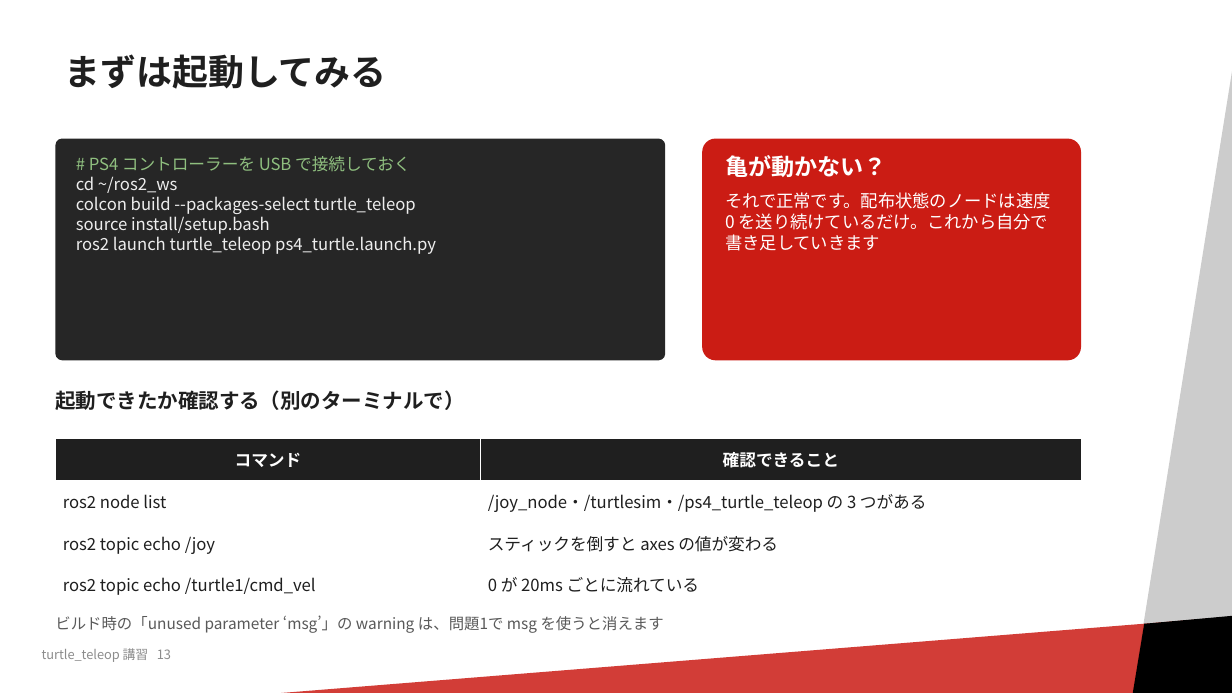
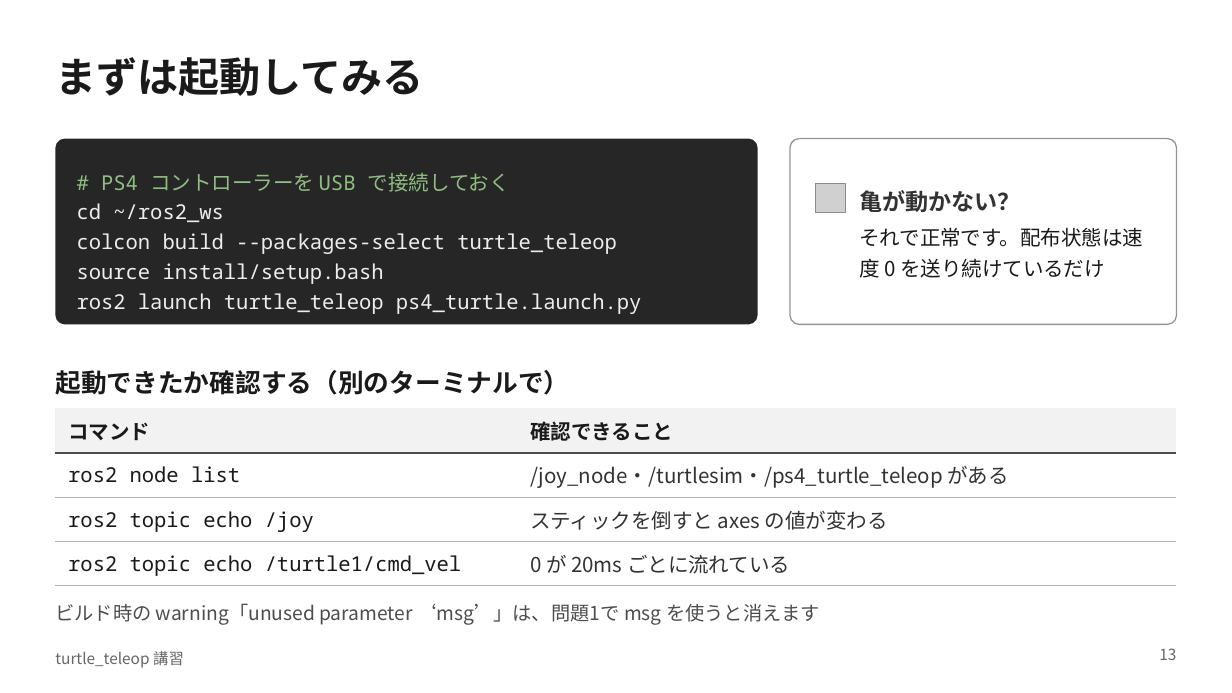
Before and after one commit to RRST-NHK-Project/rrst-ros2-ws-practice, a slide deck: slide 13 of docs/turtle_teleop講習.pptx. Drawn at 1232x693 pixels with LibreOffice and Linux fonts; fonts in the diff are those of the drawing; grey boxes stand for pictures; background and template pictures are left out. Boxes give left, top, right and bottom in pixels: in the first picture for what was removed or moved away, otherwise in the second. Text is boxed around its words. In the diff, an @@ line names an element or a change of style, - is before the commit and + after.

Commit message:
講習資料の修正

```diff
--- a/docs/turtle_teleop講習.pptx
+++ b/docs/turtle_teleop講習.pptx
@@ rectangle removed at [1042,17,1232,693] @@
@@ title "まずは起動してみる": place and size @@
-title "まずは起動してみる" at [65,54,387,89]
+title "まずは起動してみる" at [55,57,424,96]
@@ title "まずは起動してみる" at [55,57,424,96]: size 28 to 32 pt, text colour #1F1F1F to #1A1A1A; line spacing 0.9 to 1; less space between paragraphs @@
@@ rounded rectangle "# PS4 コントローラーを USB で接続しておく": place and size @@
-rounded rectangle "# PS4 コントローラーを USB で接続しておく" at [55,139,665,360]
+rounded rectangle "# PS4 コントローラーを USB で接続しておく" at [55,139,758,324]
@@ rounded rectangle "# PS4 コントローラーを USB で接続しておく" at [55,139,758,324]: size 13 to 16 pt, font Noto Sans CJK JP to Noto Sans Mono; line spacing 1 to 23.2pt; proportions changed @@
@@ rounded rectangle: place and size @@
-rounded rectangle at [702,139,1081,360]
+rounded rectangle at [790,139,1177,324]
@@ rounded rectangle at [790,139,1177,324]: fill #CB1C14 to #FFFFFF; outline none to #949494 1 pt; proportions changed @@
@@ picture added at [816,183,846,213] @@
@@ text added at [859,190,1021,212], 18 pt, text #333333, bold @@
+亀が動かない？
@@ text at [859,227,1143,278]: text changed; size 13.5 to 16 pt; text colour #FFFFFF to #1A1A1A @@
-亀が動かない？
-それで正常です。配布状態のノードは速度 0 を送り続けているだけ。これから自分で書き足していきます
+それで正常です。配布状態は速度 0 を送り続けているだけ
@@ text "起動できたか確認する（別のターミナルで）": place and size @@
-text "起動できたか確認する（別のターミナルで）" at [55,390,464,410]
+text "起動できたか確認する（別のターミナルで）" at [55,370,569,395]
@@ text "起動できたか確認する（別のターミナルで）" at [55,370,569,395]: size 16 to 20 pt, text colour #1F1F1F to #1A1A1A; line spacing 1 to 28pt; less space between paragraphs @@
@@ table at [55,409,1177,580] @@
-row 2, column 2: /joy_node・/turtlesim・/ps4_turtle_teleop の 3 つがある
+row 2, column 2: /joy_node・/turtlesim・/ps4_turtle_teleop がある
@@ fill #1F1F1F to #F2F2F2 in row 1 @@
@@ size 13 to 16 pt in "コマンド", "確認できること", "ros2 node list", "ros2 topic echo /joy" and 3 more places @@
@@ text colour #FFFFFF to #1A1A1A in "コマンド", "確認できること" @@
@@ font Noto Sans CJK JP to Noto Sans Mono, text colour #1F1F1F to #1A1A1A in "ros2 node list", "ros2 topic echo /joy", "ros2 topic echo /turtle1/cmd_vel" @@
@@ text colour #1F1F1F to #333333 in "スティックを倒すと axes の値が変わる", "0 が 20ms ごとに流れている" @@
@@ alignment centre to left @@
@@ borders changed @@
@@ table: place and size @@
-table at [55,439,1081,605]
+table at [55,409,1177,580]
@@ rectangle removed at [52,610,1232,693] @@
@@ text at [55,603,820,625]: text changed; size 12 to 15 pt; text colour #595959 to #4D4D4D @@
-ビルド時の「unused parameter ‘msg’」の warning は、問題1で msg を使うと消えます
+ビルド時の warning「unused parameter ‘msg’」は、問題1で msg を使うと消えます
@@ parallelogram removed at [1117,610,1232,693] @@
@@ text removed at [42,648,171,662] @@
-turtle_teleop 講習 13
@@ text added at [55,651,184,668], 12 pt, text #666666 @@
+turtle_teleop 講習
@@ page number added at [1159,648,1176,660], 12 pt, text #666666 @@
+13
```
Also in this commit, not shown: 29 other slides changed, 1 slide added, 5 other files.
